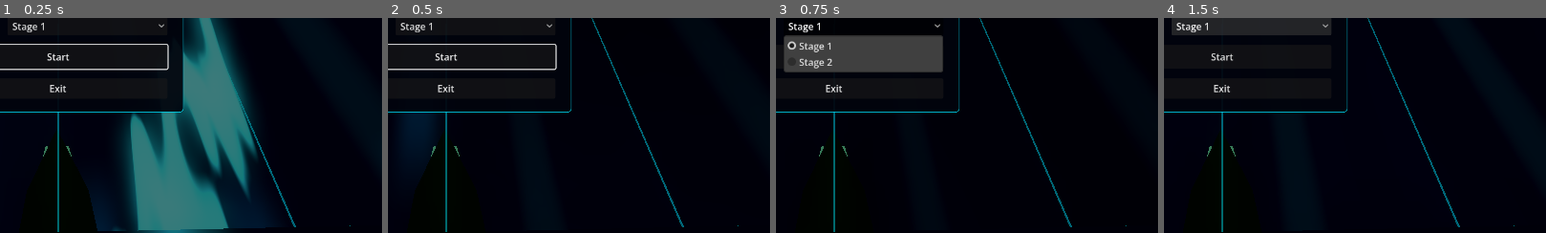
Above: before the commit, frames 1-4 (left to right).
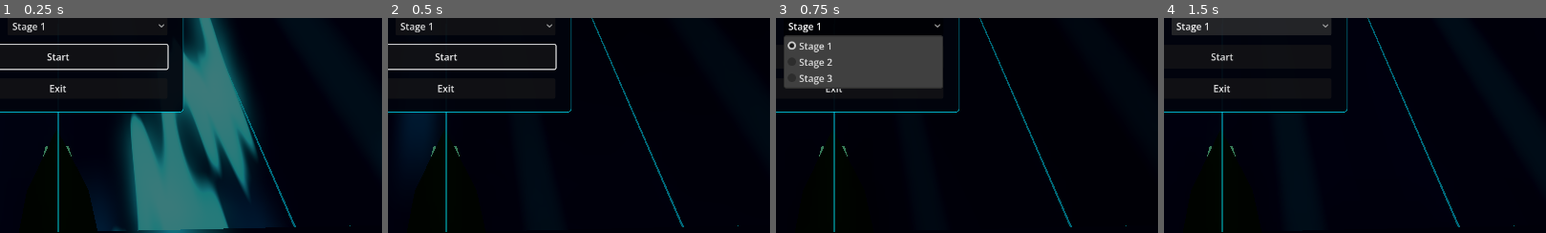
Above: after the commit, the same moments.

Repository: hobsojam/super-miranda-3d
Game: Godot game, scene res://scenes/storm_preview.tscn
The game is run twice, just before and just after one commit, with the same random seed, the same clock (stepped at 60 frames per second) and the same inputs.
Inputs:
- Up to frame 1 (0.25 s): no input
- Up to frame 2 (0.5 s): no input
- Up to frame 3 (0.75 s): click "Stage 1" at 0.5 s
- Up to frame 4 (1.5 s): click "Stage 1" at 1.25 s
The pictures show only the part of the screen within x 42-92%, y 50-100%; the shares and areas given below are measured in that part.

Frames 1-2 are identical in both runs. In frame 3, 3.1% of the frame differs, in the area x 2-44%, y 24-33%; in frame 4, nothing differs.

Commit message:
Add Stage 3: a downhill slalom weave
A third stage shaped as an alternating side-to-side weave rather than
Stage 1's gentle bends or Stage 2's spiral, carrying a steady net descent
(~700 units, steepening toward the climax) so it reads as a downhill run
- the way a real slalom course is, and distinct from Stage 2's
descend-then-climb shape.

Built as hand-placed alternating-offset control points (scripts/
stage_three_definition.gd), the same authoring pattern as Stage 2's
switchback rather than a parametric formula like the corkscrew: nothing
in a weave turns more than roughly 30-40 degrees off the forward axis, so
it doesn't need arc-length sampling or phase-matching the way a rotating
shape does. Amplitude and period both start wide/lazy (phase 2, the weave
itself is the new idea) and tighten through escalate/climax (phases 3/5),
easing off for one wide recovery swing at the false summit (phase 4),
following STAGE_DESIGN.md's five-phase curve. Content distances are
aligned to the weave's actual measured apex positions (real arc length,
not raw forward offset - a full-amplitude weave's real per-swing travel
runs noticeably longer than its forward-only distance, unlike the other
stages' gentler wobbles, so naive round-number placement would have
missed every apex). Gates reuse Stage 2's mechanic in this new context,
clustered at the last three apexes as a closing gauntlet with a clean
run-out straight after, mirroring Stage 2's finish shape.

ring_samples raised to 900 (vs Stage 1's 220 baseline): with 466 control
points, 360 render samples left consecutive rendered steps skipping
several control points at the tightest phase-5 bends, aliasing smooth
curvature into single-sample jumps over 45 degrees; 900 samples brings
the whole route's max per-sample turn down to under 38 degrees with zero
samples over 45 anywhere.

Wiring: storm_stage.gd's per-stage dispatch (_stage_definition/_stage_
route/_stage_guide_overdraw_enabled/_stage_ring_samples) gains a stage==3
branch, _advance_stage's stage-2-is-final check becomes a FINAL_STAGE
constant, stage_flow_runtime.gd's start_stage clamp extends to 3, and the
debug stage-select dropdown gets a "Stage 3" entry. Stage 3's music
reuses Stage 2's bank via the existing music_stage_for(stage) clamp (no
new audio assets) - already covered by an existing test, unchanged.

This also carries two Stage 2 fixes from the prior session that were
pushed to feature/stage-two-route after PR #39 had already merged, so
they never reached main: the corkscrew entrance direction-reversal fix
(82c787d) and the corkscrew/tail trim and content rebalance (afd263f).

Co-Authored-By: Claude Sonnet 5 <noreply@anthropic.com>

Diff:
--- a/scripts/stage_flow_runtime.gd
+++ b/scripts/stage_flow_runtime.gd
@@ -23,7 +23,7 @@
 	return ""
 
 func start_stage(stage_to_start: int) -> void:
-	stage = clampi(stage_to_start, 1, 2)
+	stage = clampi(stage_to_start, 1, 3)
 	game_over = false
 	game_complete = false
 	run_active = true
--- a/scripts/stage_hud.gd
+++ b/scripts/stage_hud.gd
@@ -250,6 +250,7 @@
 	_stage_selector.size_flags_horizontal = Control.SIZE_EXPAND_FILL
 	_stage_selector.add_item("Stage 1", 1)
 	_stage_selector.add_item("Stage 2", 2)
+	_stage_selector.add_item("Stage 3", 3)
 	_stage_selector.item_selected.connect(_on_stage_selected)
 	selector_row.add_child(_stage_selector)
 
--- /dev/null
+++ b/scripts/stage_three_definition.gd
@@ -0,0 +1,176 @@
+class_name StageThreeDefinition
+extends RefCounted
+
+# See the note in stage_two_definition.gd on why hand-placed segments need
+# consistent point spacing before this engine's uniform, index-based
+# Catmull-Rom will parametrize them evenly.
+const ROUTE_STEP := 12.0
+
+static func route() -> PackedVector3Array:
+	# A slalom: a weave that alternates side to side rather than spiraling
+	# (Stage 2's corkscrew) or holding a gentle, mostly-straight line
+	# (Stage 1). Built from hand-placed alternating-offset points, the same
+	# authoring pattern as Stage 2's switchback, not a parametric formula
+	# like the corkscrew - a weave doesn't need arc-length sampling or
+	# phase-matching the way a rotating shape does, since nothing here ever
+	# turns more than roughly 30-40 degrees off the forward axis. The route
+	# also carries a steady net descent (roughly 700 units by the end,
+	# steepening through the climax) so it reads as a downhill run, the way
+	# a real slalom course is - distinct from Stage 2's descend-then-climb
+	# shape.
+	var points: PackedVector3Array = _subdivide(_entry_straight_points(), ROUTE_STEP)
+	points.append_array(_joined_subdivision(points[points.size() - 1], _weave_points))
+	return points
+
+# Subdivides `segment_points(start)` at ROUTE_STEP, including the seam
+# between `start` and the segment's own first point - not just the gaps
+# within the segment (see the identical helper and its comment in
+# stage_two_definition.gd for why the seam specifically matters).
+static func _joined_subdivision(start: Vector3, segment_points: Callable) -> PackedVector3Array:
+	var joined: PackedVector3Array = PackedVector3Array([start])
+	joined.append_array(segment_points.call(start))
+	return _subdivide(joined, ROUTE_STEP).slice(1)
+
+static func _entry_straight_points() -> PackedVector3Array:
+	# Phase 1 (orientation): near-straight, mirroring Stage 2's gentle slope
+	# - the player re-establishes lane control before the weave asks
+	# anything of them. +Y reads as screen-down this early in the route
+	# (verified the same way as the note in CLAUDE.md's Architecture
+	# section on route control-point axes).
+	return PackedVector3Array(
+		[
+			Vector3(0.0, 0.0, 0.0),
+			Vector3(0.0, 3.0, -90.0),
+			Vector3(-3.0, 7.0, -190.0),
+			Vector3(4.0, 13.0, -300.0),
+			Vector3(-3.0, 20.0, -420.0),
+			Vector3(3.0, 29.0, -540.0),
+			Vector3(0.0, 40.0, -650.0),
+		]
+	)
+
+static func _weave_points(start: Vector3) -> PackedVector3Array:
+	# Phases 2-5 as one continuous alternating weave - amplitude and
+	# forward spacing both change across phases, but it's mechanically one
+	# shape, the same way Stage 2's corkscrew ramp-in is part of one
+	# function rather than split out. Lateral sign strictly alternates
+	# point to point throughout, including across phase boundaries, so the
+	# weave never doubles back on the same side.
+	return PackedVector3Array(
+		[
+			# Phase 2 (introduce): the weave itself is the new idea here,
+			# not an enemy - lazy, wide-period swings so the player can
+			# learn to read it uncontested. Amplitude ramps 60 -> 90 before
+			# scaling (see the scale-down note below).
+			start + Vector3(45.0, 19.0, -260.0),
+			start + Vector3(-56.0, 37.0, -520.0),
+			start + Vector3(67.0, 56.0, -780.0),
+			# Phase 3 (escalate): tighter period, amplitude ramps 105 -> 130
+			# before scaling.
+			start + Vector3(-78.0, 78.0, -1003.0),
+			start + Vector3(84.0, 100.0, -1225.0),
+			start + Vector3(-90.0, 123.0, -1448.0),
+			start + Vector3(95.0, 145.0, -1671.0),
+			start + Vector3(-97.0, 167.0, -1894.0),
+			# Phase 4 (false summit): one easy, wide recovery swing.
+			start + Vector3(52.0, 178.0, -2191.0),
+			# Phase 5 (climax): tightest period, amplitude alternates
+			# high/low for an irregular, chicane-like rhythm, grade
+			# steepens toward the finish.
+			start + Vector3(-104.0, 204.0, -2359.0),
+			start + Vector3(82.0, 234.0, -2525.0),
+			start + Vector3(-100.0, 267.0, -2692.0),
+			start + Vector3(85.0, 305.0, -2860.0),
+			start + Vector3(-103.0, 345.0, -3027.0),
+			start + Vector3(83.0, 390.0, -3193.0),
+			start + Vector3(-97.0, 438.0, -3361.0),
+			start + Vector3(89.0, 490.0, -3528.0),
+			# Finish straight: recenters before the route ends rather than
+			# stopping mid-swing.
+			start + Vector3(0.0, 531.0, -3677.0),
+		]
+	)
+
+static func _subdivide(points: PackedVector3Array, step: float) -> PackedVector3Array:
+	var result: PackedVector3Array = PackedVector3Array([points[0]])
+	for i in range(1, points.size()):
+		var a: Vector3 = points[i - 1]
+		var b: Vector3 = points[i]
+		var steps: int = maxi(1, int(ceil(a.distance_to(b) / step)))
+		for s in range(1, steps + 1):
+			result.append(a.lerp(b, float(s) / float(steps)))
+	return result
+
+static func hazards() -> Array[Dictionary]:
+	# Distances are the weave's actual measured apex positions (real arc
+	# length, not raw Z - a full-amplitude weave's real travel distance per
+	# swing runs noticeably longer than its forward-only offset, unlike the
+	# other stages' gentler wobbles), so each hazard lands exactly where
+	# the route is already pulling the player toward a lane rather than at
+	# an arbitrary round number.
+	return [
+		# Phase 2 (650-1700ish): solo hazards at the first three apexes,
+		# the weave itself being the new idea this phase introduces.
+		_hazard(920.0, 2, "flipper"),
+		_hazard(1200.0, 11, "flipper"),
+		_hazard(1480.0, 13, "splitter"),
+		# Phase 3 (1700-3200ish): known kinds combine at successive apexes.
+		_hazard(1750.0, 5, "flipper"),
+		_hazard(1750.0, 6, "spiker"),
+		_hazard(2030.0, 9, "splitter"),
+		_hazard(2310.0, 3, "flipper"),
+		_hazard(2310.0, 14, "spiker"),
+		_hazard(2600.0, 10, "spiker"),
+		_hazard(2900.0, 8, "splitter"),
+		# Phase 4 (3200-3460ish): one easy beat before the reward.
+		_hazard(3230.0, 7, "flipper"),
+		# Phase 5 (3460-4720ish): highest density, mixed kinds at each
+		# apex; the last three apexes are reserved for the gate gauntlet
+		# below rather than mixed with more hazards.
+		_hazard(3460.0, 1, "pulsar"),
+		_hazard(3710.0, 10, "exploder"),
+		_hazard(3960.0, 6, "spiker"),
+		_hazard(4210.0, 12, "splitter"),
+		_hazard(4470.0, 3, "pulsar"),
+	]
+
+static func pickups() -> Array[Dictionary]:
+	return [
+		_pickup(3300.0, 4, "life"),
+		_pickup(4600.0, 4, "purge"),
+	]
+
+static func gate_pairs() -> Array[Dictionary]:
+	# Two simultaneous-gate choices followed by a single climax gate at the
+	# weave's last three apexes, mirroring Stage 2's gate gauntlet shape -
+	# gates are Stage 2's mechanic, reused here in a new context (the
+	# weave) rather than introduced as a fresh idea. Leaves the finish
+	# straight (past the last apex) as a clean run-out with nothing in it,
+	# the same way Stage 2 closes out after its last gate.
+	return [
+		_gate_pair(4720.0, 0, 4, 1),
+		_gate_pair(4720.0, 8, 12, 2),
+		_gate_pair(4970.0, 2, 6, 3),
+		_gate_pair(4970.0, 10, 14, 4),
+		_gate_pair(5225.0, 5, 10, 5),
+	]
+
+static func guide_overdraw_enabled() -> bool:
+	return false
+
+static func ring_samples() -> int:
+	return 900
+
+static func _hazard(distance: float, lane: int, kind: String) -> Dictionary:
+	return {"distance": distance, "lane": lane, "kind": kind}
+
+static func _pickup(distance: float, lane: int, kind: String) -> Dictionary:
+	return {"distance": distance, "lane": lane, "kind": kind}
+
+static func _gate_pair(distance: float, start_lane: int, end_lane: int, gate_id: int) -> Dictionary:
+	return {
+		"distance": distance,
+		"start_lane": start_lane,
+		"end_lane": end_lane,
+		"gate_id": gate_id,
+	}
--- a/scripts/storm_stage.gd
+++ b/scripts/storm_stage.gd
@@ -2,6 +2,7 @@
 extends Node
 
 const STAGE_TRANSITION_TIME := 1.85
+const FINAL_STAGE := 3
 
 @export var storm_path: NodePath
 @export var runner_path: NodePath
@@ -185,6 +186,12 @@
 		_add_pickup(pickup["distance"], pickup["lane"], pickup["kind"])
 
 func _stage_definition(stage: int) -> Dictionary:
+	if stage == 3:
+		return {
+			"hazards": StageThreeDefinition.hazards(),
+			"pickups": StageThreeDefinition.pickups(),
+			"gate_pairs": StageThreeDefinition.gate_pairs(),
+		}
 	if stage == 2:
 		return {
 			"hazards": StageTwoDefinition.hazards(),
@@ -198,16 +205,22 @@
 	}
 
 func _stage_guide_overdraw_enabled(stage: int) -> bool:
+	if stage == 3:
+		return StageThreeDefinition.guide_overdraw_enabled()
 	if stage == 2:
 		return StageTwoDefinition.guide_overdraw_enabled()
 	return StageOneDefinition.guide_overdraw_enabled()
 
 func _stage_route(stage: int) -> PackedVector3Array:
+	if stage == 3:
+		return StageThreeDefinition.route()
 	if stage == 2:
 		return StageTwoDefinition.route()
 	return StageOneDefinition.route()
 
 func _stage_ring_samples(stage: int) -> int:
+	if stage == 3:
+		return StageThreeDefinition.ring_samples()
 	if stage == 2:
 		return StageTwoDefinition.ring_samples()
 	return StageOneDefinition.ring_samples()
@@ -353,7 +366,7 @@
 	_clear_rim_obstacles()
 	for hazard in _hazards.all():
 		hazard.cleared = true
-	if next_stage == 2:
+	if next_stage <= FINAL_STAGE:
 		_flow.begin_stage_clear_transition(next_stage, STAGE_TRANSITION_TIME)
 		_score += _flow.last_stage_time_bonus
 		_runner.set_input_enabled(false)
--- a/tests/run_tests.gd
+++ b/tests/run_tests.gd
@@ -6,6 +6,7 @@
 const StageMarkerFactoryScript := preload("res://scripts/stage_marker_factory.gd")
 const StageOneDefinitionScript := preload("res://scripts/stage_one_definition.gd")
 const StageTwoDefinitionScript := preload("res://scripts/stage_two_definition.gd")
+const StageThreeDefinitionScript := preload("res://scripts/stage_three_definition.gd")
 const RimObstacleManagerScript := preload("res://scripts/rim_obstacle_manager.gd")
 const StageHazardRuntimeScript := preload("res://scripts/stage_hazard_runtime.gd")
 const StagePickupRuntimeScript := preload("res://scripts/stage_pickup_runtime.gd")
@@ -241,6 +242,23 @@
 		"stage 2 disables guide overdraw"
 	)
 
+	var stage_three_hazards: Array[Dictionary] = StageThreeDefinitionScript.hazards()
+	var stage_three_pickups: Array[Dictionary] = StageThreeDefinitionScript.pickups()
+	var stage_three_gates: Array[Dictionary] = StageThreeDefinitionScript.gate_pairs()
+	_assert_eq(stage_three_hazards.size(), 16, "stage 3 hazard count is preserved")
+	_assert_eq(stage_three_hazards[0], _hazard(920.0, 2, "flipper"), "stage 3 first hazard")
+	_assert_eq(stage_three_gates[0], _gate_pair(4720.0, 0, 4, 1), "stage 3 first gate")
+	_assert_eq(stage_three_gates[-1], _gate_pair(5225.0, 5, 10, 5), "stage 3 final gate")
+	_assert_eq(
+		stage_three_pickups,
+		[_pickup(3300.0, 4, "life"), _pickup(4600.0, 4, "purge")],
+		"stage 3 pickups"
+	)
+	_assert_true(
+		not StageThreeDefinitionScript.guide_overdraw_enabled(),
+		"stage 3 disables guide overdraw"
+	)
+
 func _test_rim_obstacle_rules() -> void:
 	_assert_true(RimObstacleManagerScript.should_anchor_kind("flipper"), "flippers anchor")
 	_assert_true(not RimObstacleManagerScript.should_anchor_kind("gate_field"), "fields do not anchor")
@@ -432,7 +450,7 @@
 	var flow: StageFlowRuntime = StageFlowRuntimeScript.new()
 
 	flow.start_stage(5)
-	_assert_eq(flow.stage, 2, "start_stage clamps to the max stage")
+	_assert_eq(flow.stage, 3, "start_stage clamps to the max stage")
 	_assert_true(flow.run_active, "start_stage activates the run")
 	_assert_true(not flow.game_over, "start_stage clears game over")
 	_assert_true(not flow.game_complete, "start_stage clears game complete")
Not shown, added: scripts/stage_three_definition.gd.uid
